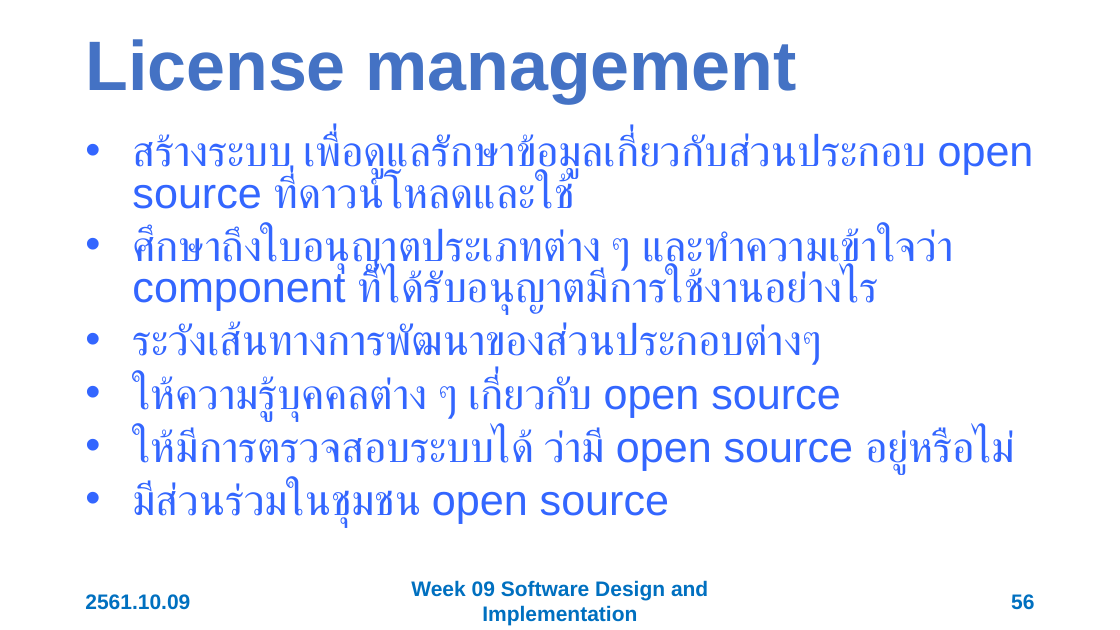
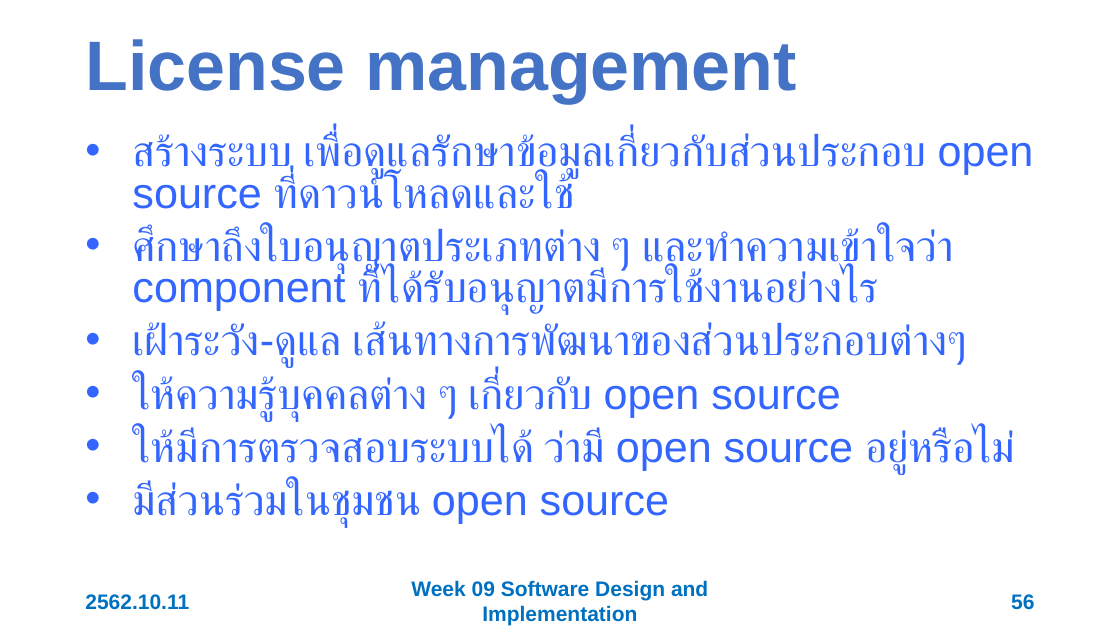
Before and after one commit to 03376806-software-engineering/Week-09-Software-Implementation, a slide deck: slide 56 of Slides/Week 09 Software Implementation.pptx. Drawn at 1120x630 pixels with LibreOffice and Linux fonts; fonts in the diff are those of the drawing. Boxes give left, top, right and bottom in pixels: in the first picture for what was removed or moved away, otherwise in the second. Text is boxed around its words. In the diff, an @@ line names an element or a change of style, - is before the commit and + after.

```diff
--- a/Slides/Week 09 Software Implementation.pptx
+++ b/Slides/Week 09 Software Implementation.pptx
@@ text at (x1=132, y1=322, x2=966, y2=368): text changed @@
-• ระวังเส้นทางการพัฒนาของส่วนประกอบต่างๆ
+• เฝ้าระวัง-ดูแล เส้นทางการพัฒนาของส่วนประกอบต่างๆ
@@ text at (x1=85, y1=594, x2=189, y2=610): text changed @@
-2561.10.09
+2562.10.11
```
Also in this commit, not shown: 57 other slides changed.
